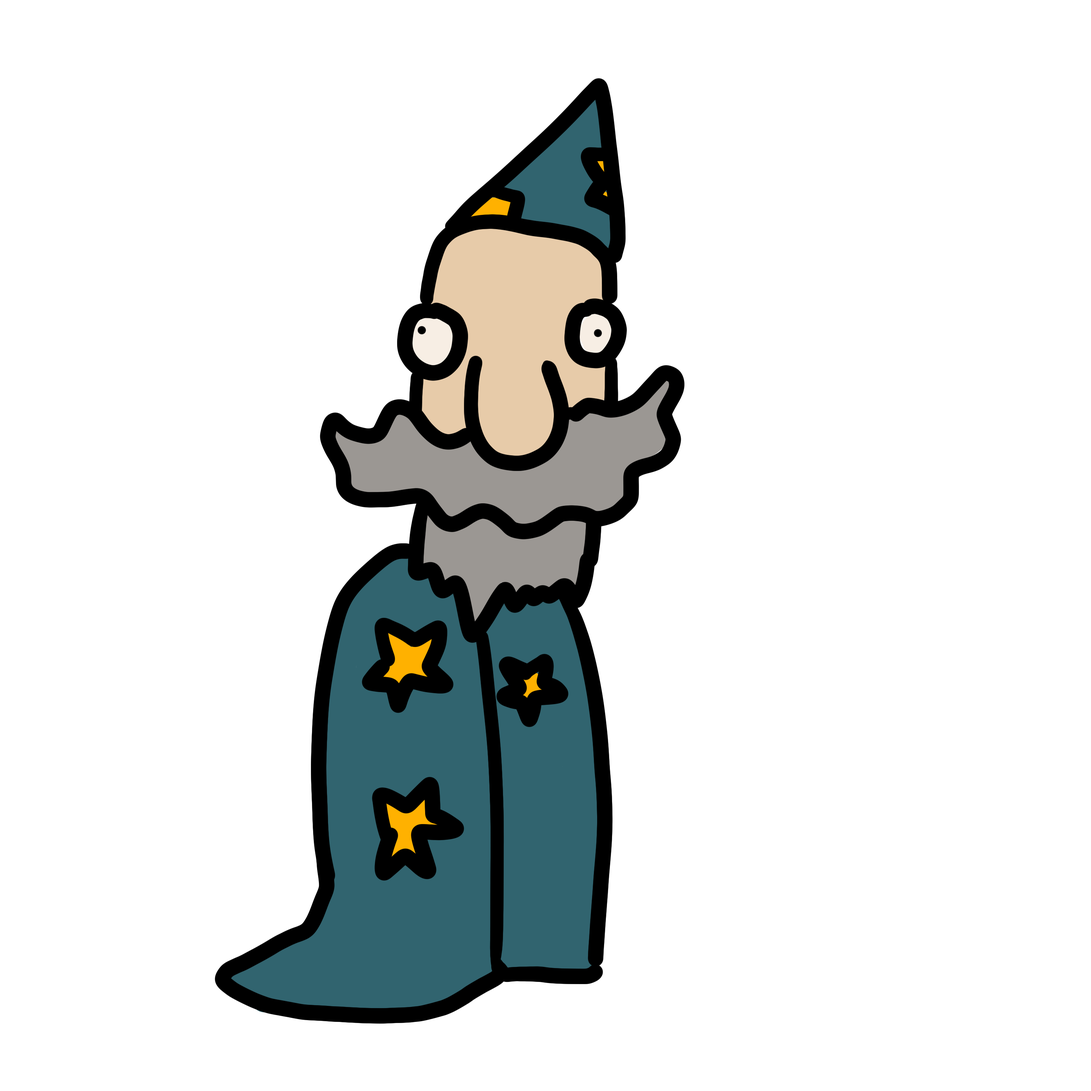
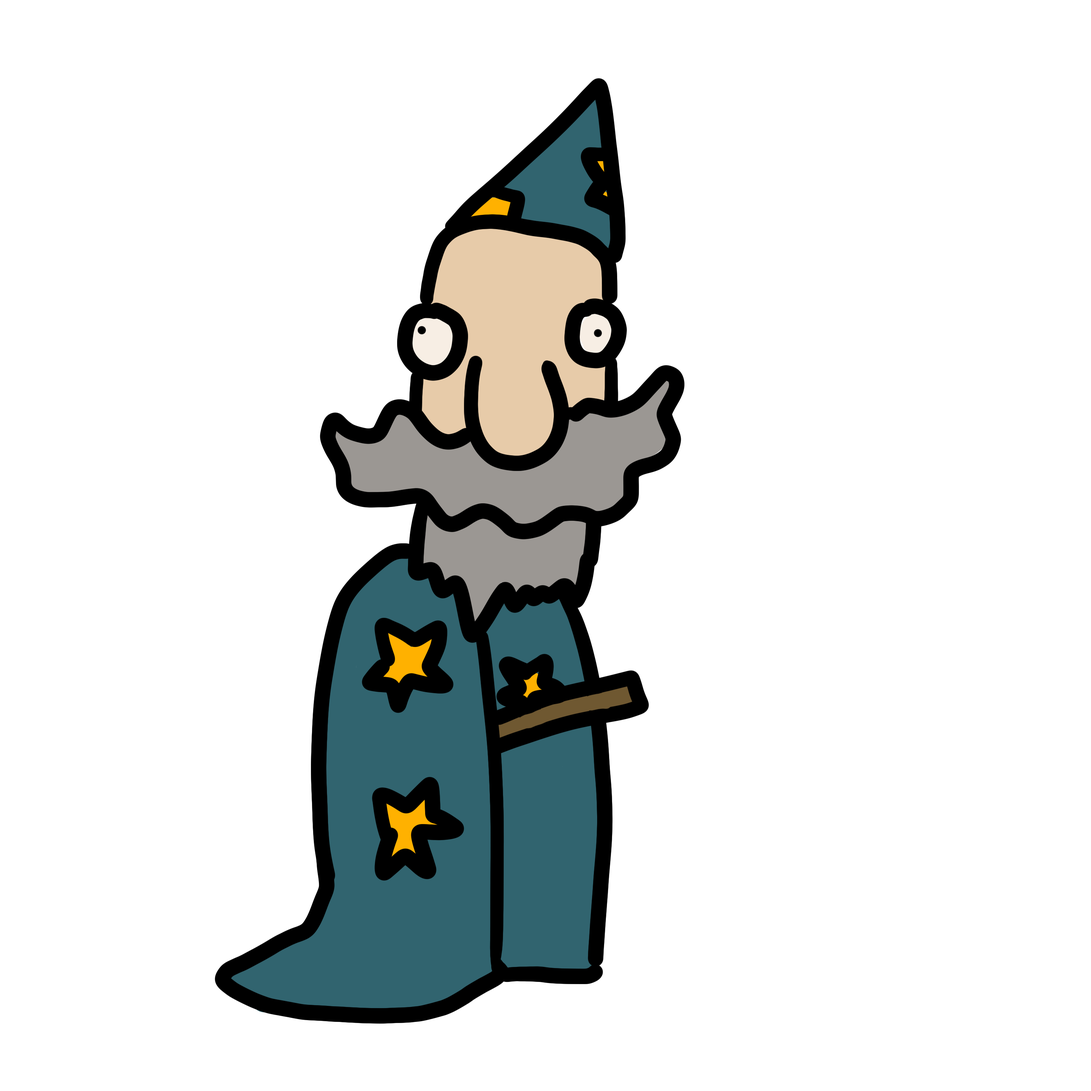
Comparing the layer stacks of the two (1091, 1091) images. Changes:
painted on "Layer 2" over [left=496, top=670, right=650, bottom=754]
painted on "Layer 3" over [left=496, top=683, right=637, bottom=741]
